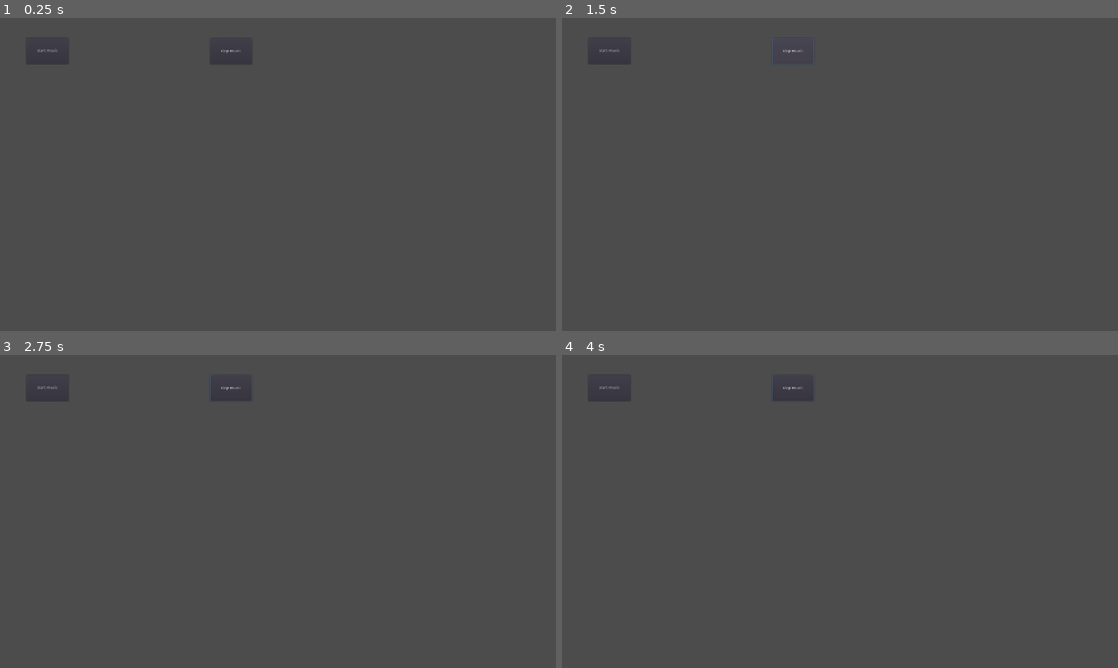
Above: before the commit, frames 1-4 (two rows, left to right).
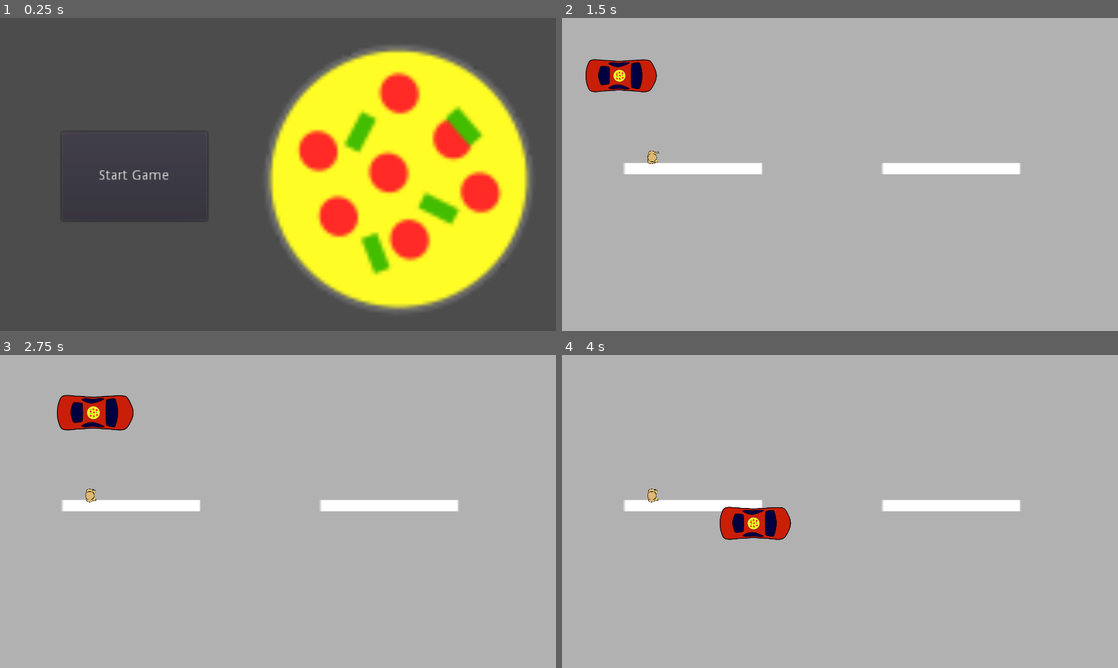
Above: after the commit, the same moments.

Repository: TheNeoGameFactory/Trijam-67-Disco-Pizza-Service
Game: Godot game, scene res://scenes/main_level/main_level.tscn
Two runs of this game, one before a commit and one after it. Both use one fixed random seed, a clock stepped at 60 frames per second and the inputs below. The project has no main scene, so this scene is started directly. Sound files missing from this copy of the repository are replaced by a short silence.
Inputs (mouse positions are in pixels of both pictures, inside the frame that each line leads up to):
- Up to frame 1 (0.25 s): no input
- Up to frame 2 (1.5 s): click "start music" (after the commit: "Start Game") at 0.5 s; click (795, 52) at 1.25 s, where only the run before the commit has a clickable "stop music"
- Up to frame 3 (2.75 s): move the mouse to (400, 495) at 2.02 s; hold Right (car_right) from 2.03 s (still down); click (400, 495) at 2.17 s
- Up to frame 4 (4 s): move the mouse to (728, 527) at 2.77 s; release Right (car_right) at 2.78 s; hold Down (car_down) 2.78-3.53 s; click (728, 527) at 2.92 s; move the mouse to (895, 442) at 3.52 s; hold Right (car_right) from 3.53 s (still down); click (895, 442) at 3.67 s

The runs differ from the first frame. In frame 1, 32% of the frame differs, in the area x 6-96%, y 9-94%; in frame 2, 100%; in frame 3, 100%; in frame 4, 100%, in the area x 0-100%, y 0-100%.

Commit message:
Pizza geschos + Game Start

Diff:
--- a/Disco Pizza Service/Scenes/Car/PizzaCar.tscn
+++ b/Disco Pizza Service/Scenes/Car/PizzaCar.tscn
@@ -26,12 +26,14 @@
 
 [node name="Car" type="KinematicBody2D"]
 position = Vector2( 5.61655, 16.851 )
+collision_layer = 2
 script = ExtResource( 1 )
 
 [node name="sprite" type="AnimatedSprite" parent="."]
 position = Vector2( 0, 18 )
 frames = SubResource( 3 )
 animation = "Drive"
+frame = 1
 playing = true
 
 [node name="collision" type="CollisionShape2D" parent="."]
--- a/Disco Pizza Service/Scenes/Demo Level/Demo Level.tscn
+++ b/Disco Pizza Service/Scenes/Demo Level/Demo Level.tscn
@@ -1,11 +1,11 @@
-[gd_scene load_steps=5 format=2]
+[gd_scene load_steps=4 format=2]
 
 [ext_resource path="res://Scenes/Car/Street.tscn" type="PackedScene" id=1]
 [ext_resource path="res://Scenes/Car/PizzaCar.tscn" type="PackedScene" id=2]
 [ext_resource path="res://Scenes/Enemys/Enemy.tscn" type="PackedScene" id=3]
-[ext_resource path="res://scenes/Geschoss/PizzaGeschoss.tscn" type="PackedScene" id=4]
 
 [node name="Demo Level" type="Node2D"]
+position = Vector2( -8.04883, -2.01221 )
 
 [node name="Street" parent="." instance=ExtResource( 1 )]
 position = Vector2( -4, 58 )
@@ -21,9 +21,6 @@
 rotation = 1.5708
 scale = Vector2( 0.145427, 0.145427 )
 
-[node name="PizzaGeschoss" parent="." instance=ExtResource( 4 )]
-position = Vector2( 237.08, 334.988 )
-
 [node name="Umrandung" type="StaticBody2D" parent="."]
 
 [node name="CollisionPolygon2D" type="CollisionPolygon2D" parent="Umrandung"]
--- a/Disco Pizza Service/Scenes/Enemys/Enemy.tscn
+++ b/Disco Pizza Service/Scenes/Enemys/Enemy.tscn
@@ -35,12 +35,14 @@
 
 [node name="Enemy" type="KinematicBody2D"]
 position = Vector2( 0, 10 )
+collision_layer = 4
+collision_mask = 3
 
 [node name="AnimatedSprite" type="AnimatedSprite" parent="."]
 position = Vector2( 0, 2 )
 frames = SubResource( 5 )
 animation = "Walk"
-frame = 1
+frame = 3
 playing = true
 
 [node name="CollisionShape2D" type="CollisionShape2D" parent="."]
--- /dev/null
+++ b/Disco Pizza Service/Scenes/Geschoss/PizzaGeschoss.gd
@@ -0,0 +1,26 @@
+extends KinematicBody2D
+
+
+# Declare member variables here. Examples:
+# var a = 2
+# var b = "text"
+
+var target=Vector2(0,0)
+var t=0
+
+
+# Called when the node enters the scene tree for the first time.
+func _ready():
+	pass # Replace with function body.
+
+func init(_startPos, _target):
+	position = _startPos
+	target = _target
+	pass
+# Called every frame. 'delta' is the elapsed time since the previous frame.
+func _process(delta):
+	position = position.linear_interpolate(target,t)
+	t+=delta*1.5
+	if position == target:
+		queue_free()
+	pass
--- a/Disco Pizza Service/Scenes/Geschoss/PizzaGeschoss.tscn
+++ b/Disco Pizza Service/Scenes/Geschoss/PizzaGeschoss.tscn
@@ -1,6 +1,7 @@
-[gd_scene load_steps=10 format=2]
+[gd_scene load_steps=11 format=2]
 
 [ext_resource path="res://Sprites/Geschoss/Pizza.svg" type="Texture" id=1]
+[ext_resource path="res://scenes/Geschoss/PizzaGeschoss.gd" type="Script" id=2]
 
 [sub_resource type="AtlasTexture" id=1]
 flags = 4
@@ -44,12 +45,13 @@
 radius = 22.4184
 
 [node name="PizzaGeschoss" type="KinematicBody2D"]
+collision_layer = 2
+script = ExtResource( 2 )
 
 [node name="AnimatedSprite" type="AnimatedSprite" parent="."]
 scale = Vector2( 0.504001, 0.501794 )
 frames = SubResource( 7 )
 animation = "Drehung"
-frame = 3
 playing = true
 
 [node name="CollisionShape2D" type="CollisionShape2D" parent="."]
--- a/Disco Pizza Service/scenes/main_level/main_level.gd
+++ b/Disco Pizza Service/scenes/main_level/main_level.gd
@@ -4,11 +4,16 @@
 signal music_stoped
 signal music_started
 
+onready var pizzaGeschoss =preload("res://scenes/Geschoss/PizzaGeschoss.tscn")
+
 
 
 
 func _on_start_music_button_down():
 	emit_signal("music_started")
+	$PizzaGeschoss.queue_free()
+	$"Demo Level".show()
+	$start_music.hide()
 
 
 
@@ -22,7 +27,7 @@
 	pass
 
 func _on_sound_detectorplayer_farbaenderung_now():
-	#$AnimationPlayer.play("blink_colorRect")
+	$AnimationPlayer.play("blink_colorRect")
 	pass
 
 func _on_sound_detectorplayer_gegner_spawn_now():
@@ -31,5 +36,9 @@
 
 
 func _on_sound_detectorplayer_schiesen_now():
-	$AnimationPlayer.play("blink_colorRect")
+	#$AnimationPlayer.play("blink_colorRect")
+	var pizza = pizzaGeschoss.instance()
+	var origin = $"Demo Level/Car".position
+	add_child(pizza)
+	pizza.init(origin,get_local_mouse_position())
 	pass
--- a/Disco Pizza Service/scenes/main_level/main_level.tscn
+++ b/Disco Pizza Service/scenes/main_level/main_level.tscn
@@ -1,7 +1,9 @@
-[gd_scene load_steps=4 format=2]
+[gd_scene load_steps=6 format=2]
 
 [ext_resource path="res://scenes/sound-detector+player/sound_detector+player.tscn" type="PackedScene" id=1]
 [ext_resource path="res://scenes/main_level/main_level.gd" type="Script" id=2]
+[ext_resource path="res://scenes/Demo Level/Demo Level.tscn" type="PackedScene" id=3]
+[ext_resource path="res://scenes/Geschoss/PizzaGeschoss.tscn" type="PackedScene" id=4]
 
 [sub_resource type="Animation" id=1]
 resource_name = "blink_colorRect"
@@ -24,9 +26,41 @@
 
 [node name="sound_detector+player" parent="." instance=ExtResource( 1 )]
 
+[node name="stop_music" type="Button" parent="."]
+visible = false
+margin_left = 1329.0
+margin_top = 499.0
+margin_right = 1475.0
+margin_bottom = 590.0
+text = "stop music"
+__meta__ = {
+"_edit_use_anchors_": false
+}
+
+[node name="Demo Level" parent="." instance=ExtResource( 3 )]
+visible = false
+
+[node name="start_music" type="Button" parent="."]
+margin_left = 213.0
+margin_top = 394.0
+margin_right = 359.0
+margin_bottom = 485.0
+rect_scale = Vector2( 3.44741, 3.35833 )
+text = "Start Game"
+__meta__ = {
+"_edit_use_anchors_": false
+}
+
+[node name="PizzaGeschoss" parent="." instance=ExtResource( 4 )]
+position = Vector2( 1342, 412 )
+scale = Vector2( 23.4178, 23.5115 )
+script = null
+
 [node name="ColorRect" type="ColorRect" parent="."]
 margin_right = 1031.0
 margin_bottom = 620.0
+rect_scale = Vector2( 1.92648, 1.92648 )
+mouse_filter = 2
 color = Color( 0, 1, 1, 0 )
 __meta__ = {
 "_edit_use_anchors_": false
@@ -34,31 +68,13 @@
 
 [node name="AnimationPlayer" type="AnimationPlayer" parent="."]
 anims/blink_colorRect = SubResource( 1 )
-
-[node name="start_music" type="Button" parent="."]
-margin_left = 91.0
-margin_top = 68.0
-margin_right = 237.0
-margin_bottom = 159.0
-text = "start music"
-__meta__ = {
-"_edit_use_anchors_": false
-}
-
-[node name="stop_music" type="Button" parent="."]
-margin_left = 725.0
-margin_top = 69.0
-margin_right = 871.0
-margin_bottom = 160.0
-text = "stop music"
-__meta__ = {
-"_edit_use_anchors_": false
-}
 [connection signal="music_started" from="." to="sound_detector+player" method="music_should_start"]
 [connection signal="music_stoped" from="." to="sound_detector+player" method="music_should_stop"]
 [connection signal="barrikaden_spawn_now" from="sound_detector+player" to="." method="_on_sound_detectorplayer_barrikaden_spawn_now"]
 [connection signal="farbaenderung_now" from="sound_detector+player" to="." method="_on_sound_detectorplayer_farbaenderung_now"]
 [connection signal="gegner_spawn_now" from="sound_detector+player" to="." method="_on_sound_detectorplayer_gegner_spawn_now"]
 [connection signal="schiesen_now" from="sound_detector+player" to="." method="_on_sound_detectorplayer_schiesen_now"]
+[connection signal="button_down" from="stop_music" to="." method="_on_stop_music_button_down"]
 [connection signal="button_down" from="start_music" to="." method="_on_start_music_button_down"]
-[connection signal="button_down" from="stop_music" to="." method="_on_stop_music_button_down"]
+
+[editable path="Demo Level"]
